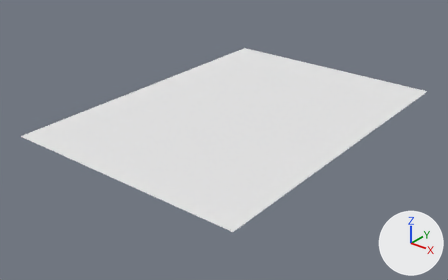
Two versions of the OBJ model RocketCarGame/Assets/Arenas/Ground.obj, one commit apart.
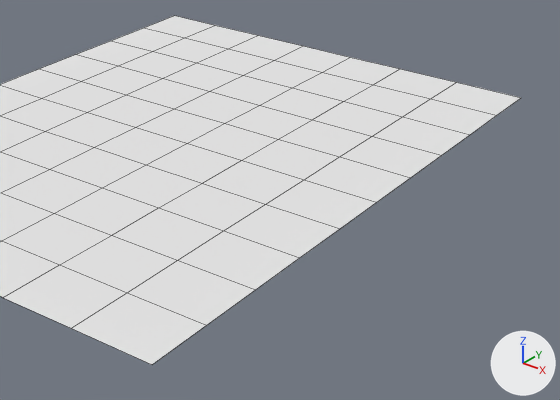
Each version appears first whole from a 50 mm lens placed at (63.1, -97.2, 52.5), pointed at (-11.3, -4.2, -5.2), and next in a close-up on the part from 34% to 100% of the width and 14% to 90% of the height. Arrows for +X, +Y and +Z are at lower right; the lights stay in place. The close-ups show mesh edges as thin lines. Where no turn or scale is listed for an object, it has been applied to the vertices.

Script lines for the objects in view, before the commit:
```python
me_ground = bpy.data.meshes.new('Ground')
me_ground.from_pydata(...)  # 88 vertices, 70 faces; spans x -36.4..16.2, y -36.4..36.4, z 0.2
me_ground.materials.append(mat_initialshadinggroup)  # white #e7e7e7
ob_ground = bpy.data.objects.new('Ground', me_ground)
ob_ground.location = (0.0, 0.0, 0.0)
```
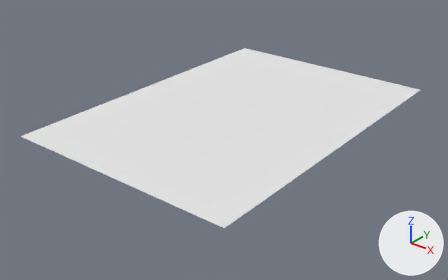
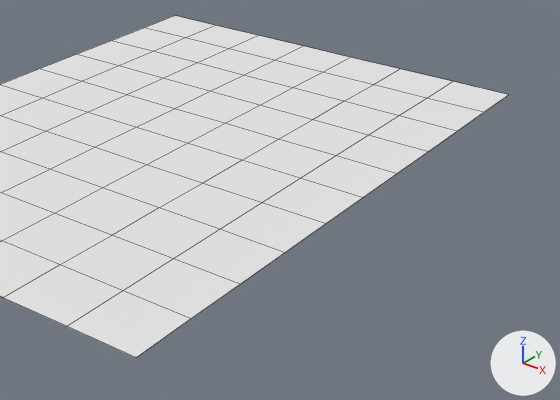
The newer file is also rescaled (x0.536), turned or shifted as a whole; pictures and numbers use the older file's frame.

What changed in the scene script:
```text
Change me_ground:
    where me_ground.from_pydata(...)  # 88 vertices, 70 faces; spans x -36.4..16.2, y -36.4..36.4, z 0.2
    used by ob_ground; location = (0.0, 0.0, 0.0)
    me_ground part 1: all 22 vertices in x 7.8..16.2, y -36.4..36.4, z 0.2 are scaled about their middle by (0.869, 1, 1), then moved by (-1.0, 0.0, 0.0)
```

Boxes [x1, y1, x2, y2] around the edits, measured in the close-ups (560 x 400 px; the box of a moved part takes in the faces that stretch with it):
'Ground', reshaped: before [0, 16, 520, 364]; after [0, 16, 508, 357]
part 1 of me_ground, moved or reshaped: before [3, 69, 520, 364]; after [3, 69, 508, 357]
